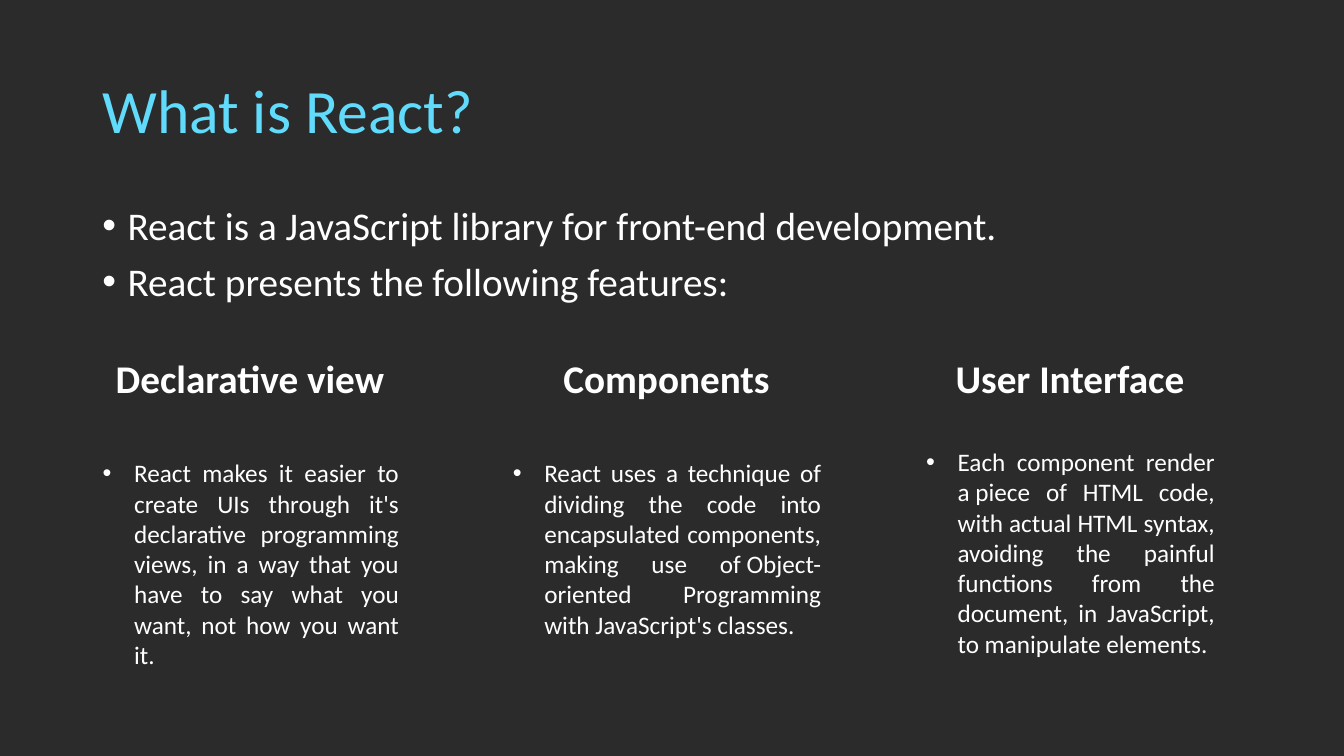
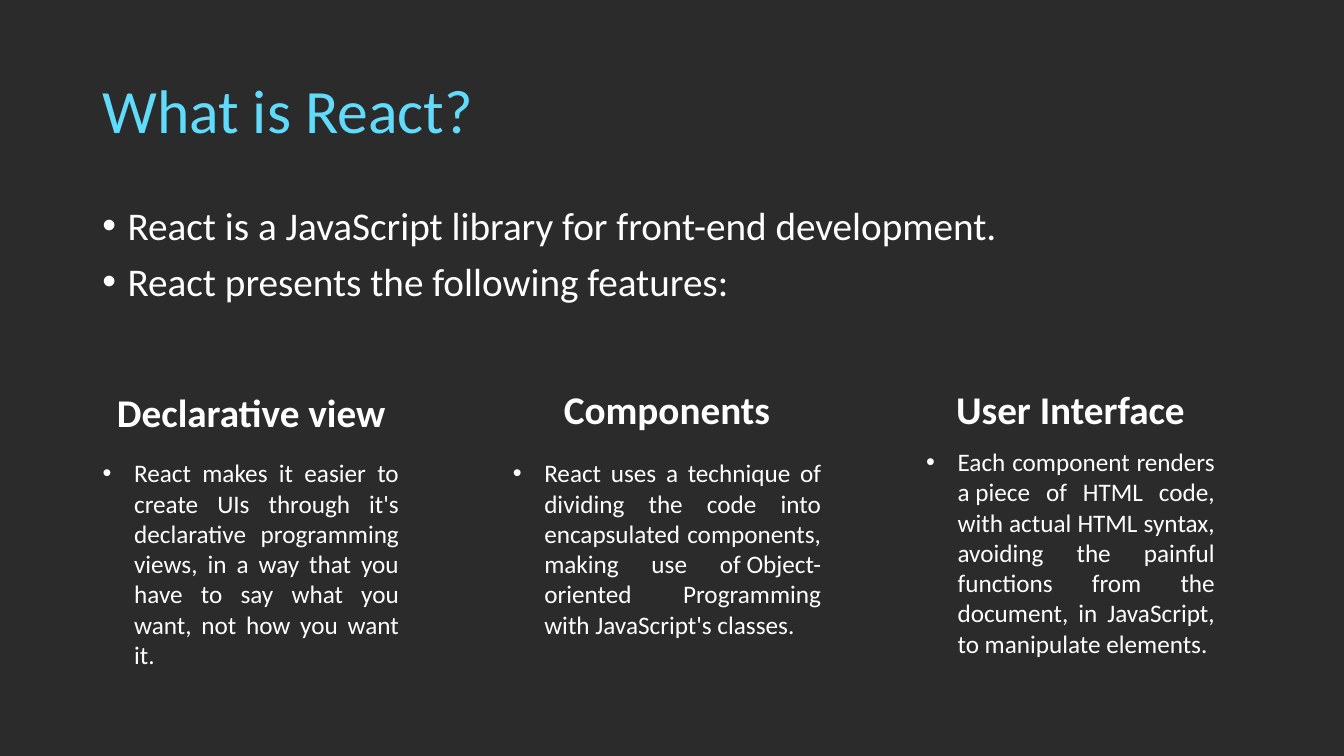
Before and after one commit to digas99/pirple-kuwtjs, a slide deck: slide 2 of project-2/Pirple - Project 2.pptx. Drawn at 1344x756 pixels with LibreOffice and Linux fonts; fonts in the diff are those of the drawing; background and template pictures are left out; a plain dark background stands for a picture behind light text. Boxes give left, top, right and bottom in pixels: in the first picture for what was removed or moved away, otherwise in the second. Text is boxed around its words. In the diff, an @@ line names an element or a change of style, - is before the commit and + after.

Commit message:
updated ppt presentation

```diff
--- a/project-2/Pirple - Project 2.pptx
+++ b/project-2/Pirple - Project 2.pptx
@@ text "Declarative view": place and size @@
-text "Declarative view" at box(116, 365, 384, 394)
+text "Declarative view" at box(117, 399, 385, 428)
@@ text "Components": place and size @@
-text "Components" at box(563, 367, 769, 399)
+text "Components" at box(564, 398, 770, 430)
@@ text "User Interface": place and size @@
-text "User Interface" at box(956, 365, 1184, 394)
+text "User Interface" at box(956, 396, 1185, 425)
@@ text at box(958, 453, 1215, 657): text changed @@
-• Each component render a piece of HTML code, with actual HTML syntax, avoiding the painful functions from the document, in JavaScript, to manipulate elements.
+• Each component renders a piece of HTML code, with actual HTML syntax, avoiding the painful functions from the document, in JavaScript, to manipulate elements.
```
Also in this commit, not shown: 2 other slides changed.
